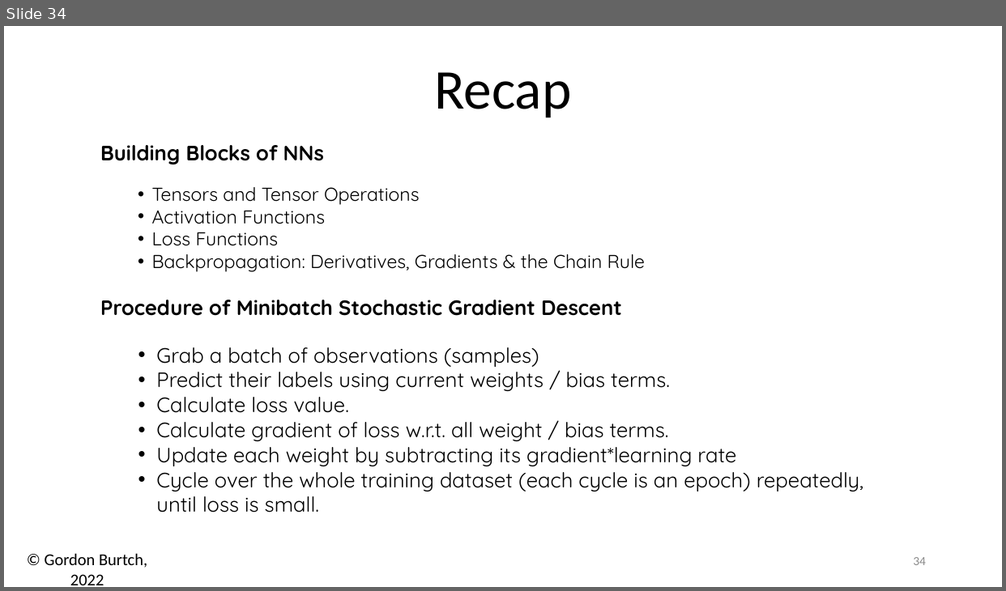
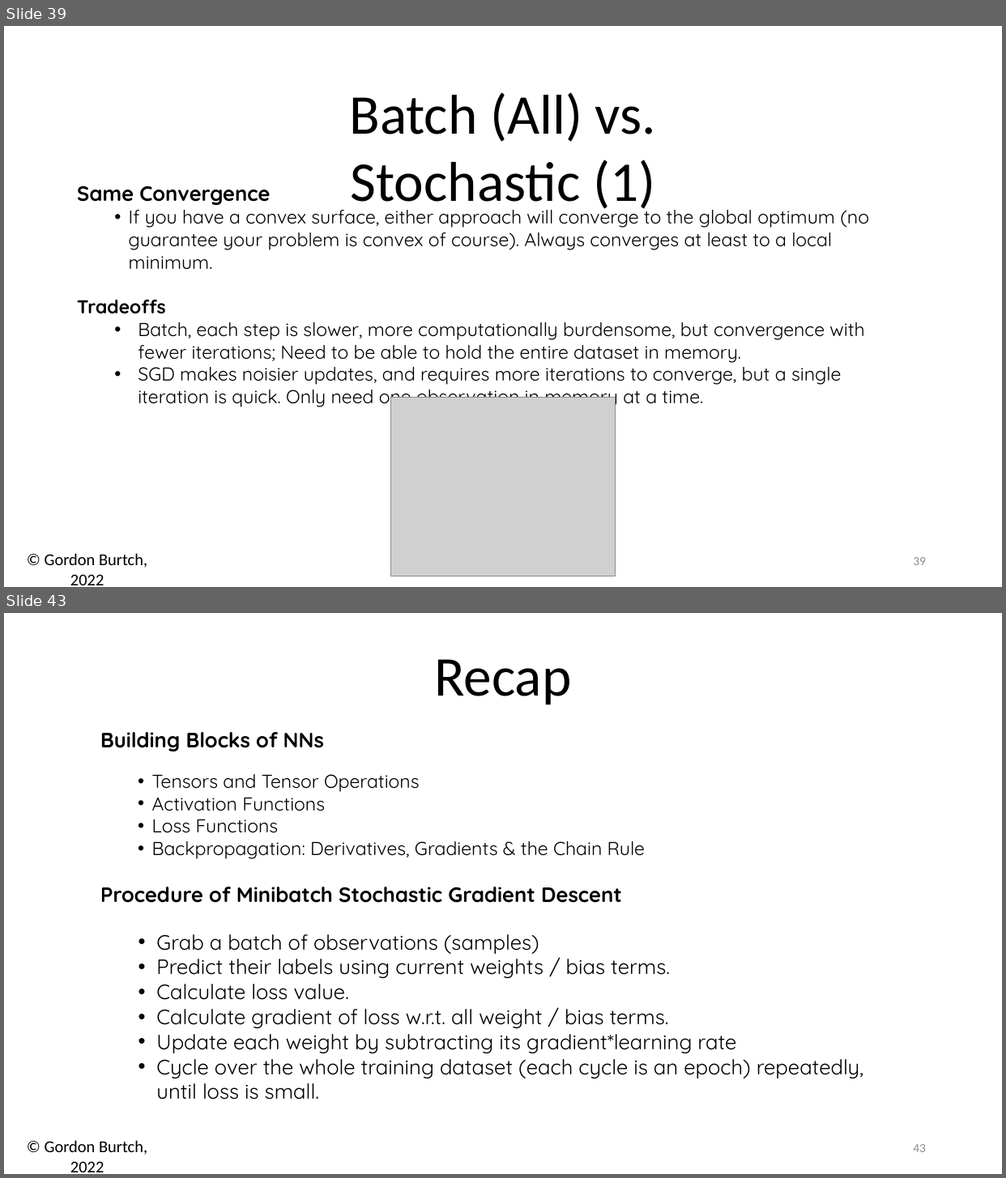
Before and after one commit to zizgao/BA865-2022, a slide deck: Week 2/02 - Math & Keras.pptx. Shown one above the other, each under a label of ours: slide 34 before the commit, slides 39 and 43 after it; the slides between them are not shown. The pictures are 1006x591 and 1006x1178 pixels, drawn with LibreOffice and Linux fonts; fonts in the diff are those of the drawing; grey boxes stand for pictures. Boxes give left, top, right and bottom in pixels: in the first picture for what was removed or moved away, otherwise in the second. Text is boxed around its words. In the diff, an @@ line names an element or a change of style, - is before the commit and + after.

```diff
--- a/Week 2/02 - Math & Keras.pptx
+++ b/Week 2/02 - Math & Keras.pptx
@@ slide 39 added at (4, 26, 1002, 587), background #FFFFFF; not listed: 1 template element that a slide beside it also shows @@
@@ text added at (349, 92, 657, 215), 54 pt, text #000000 @@
+Batch (All) vs. Stochastic (1)
@@ text added at (77, 186, 869, 408), 18 pt, text #000000 @@
+Same Convergence
+  • If you have a convex surface, either approach will converge to the global optimum (no guarantee your problem is convex of course). Always converges at least to a local minimum.
+Tradeoffs
+  • Batch, each step is slower, more computationally burdensome, but convergence with fewer iterations; Need to be able to hold the entire dataset in memory.
+  • SGD makes noisier updates, and requires more iterations to converge, but a single iteration is quick. Only need one observation in memory at a time.
@@ picture added at (391, 398, 616, 576) @@
@@ page number added at (913, 557, 926, 565), 12 pt, text #8C8C8C @@
+39
@@ what was slide 34 is now slide 43 @@
@@ page number at (913, 1144, 926, 1152): text changed @@
-34
+43
```
Also in this commit, not shown: 2 slides changed, 8 other slides added, 5 other files.
